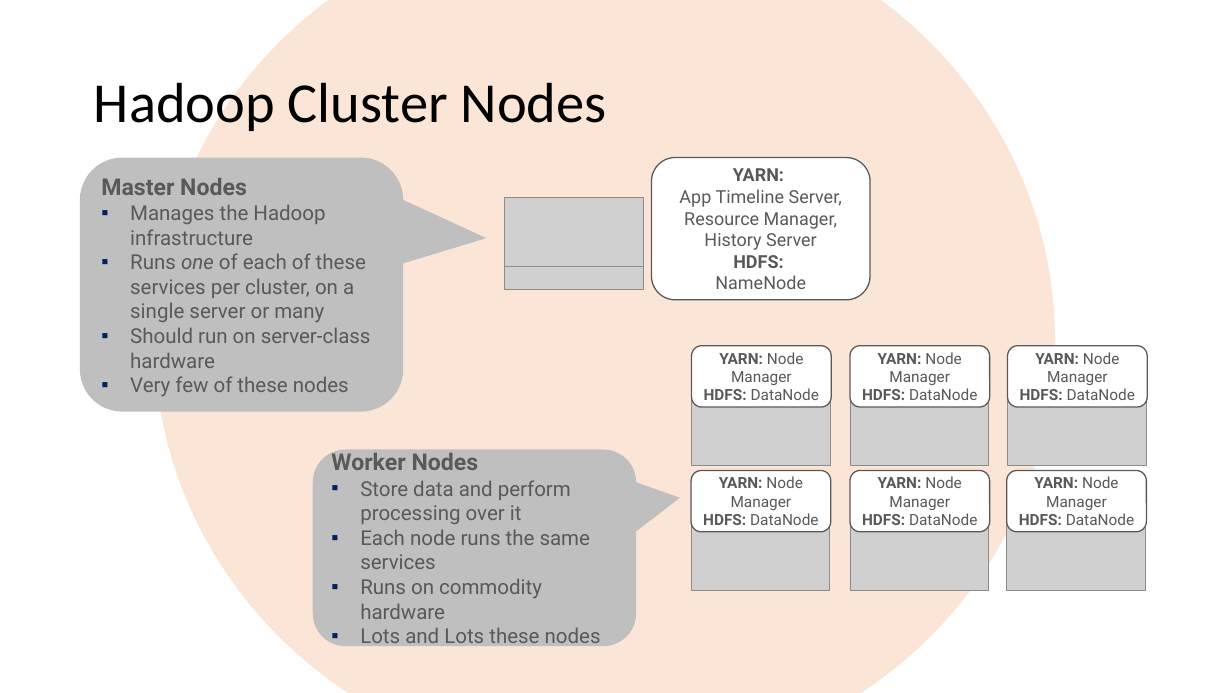
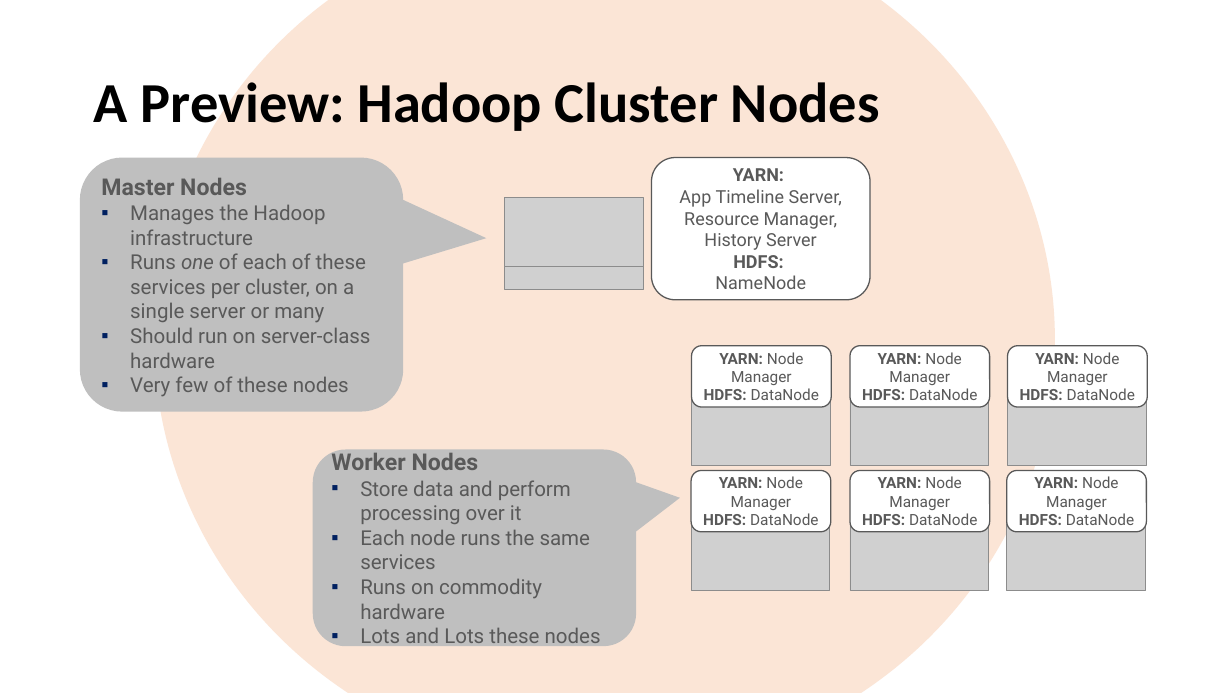
Before and after one commit to mafudge/ist769-old, a slide deck: slide 18 of content/C-Hadoop/C-Hadoop.pptx (slide 17 before the commit). Drawn at 1232x693 pixels with LibreOffice and Linux fonts; fonts in the diff are those of the drawing; grey boxes stand for pictures. Boxes give left, top, right and bottom in pixels: in the first picture for what was removed or moved away, otherwise in the second. Text is boxed around its words. In the diff, an @@ line names an element or a change of style, - is before the commit and + after.

Commit message:
added hadoop C

```diff
--- a/content/C-Hadoop/C-Hadoop.pptx
+++ b/content/C-Hadoop/C-Hadoop.pptx
@@ title at bbox=[94, 74, 880, 135]: text changed; bold on @@
-Hadoop Cluster Nodes
+A Preview: Hadoop Cluster Nodes
```
Also in this commit, not shown: 1 other slide changed, 48 slides added, 5 slides removed, 1 other file.
